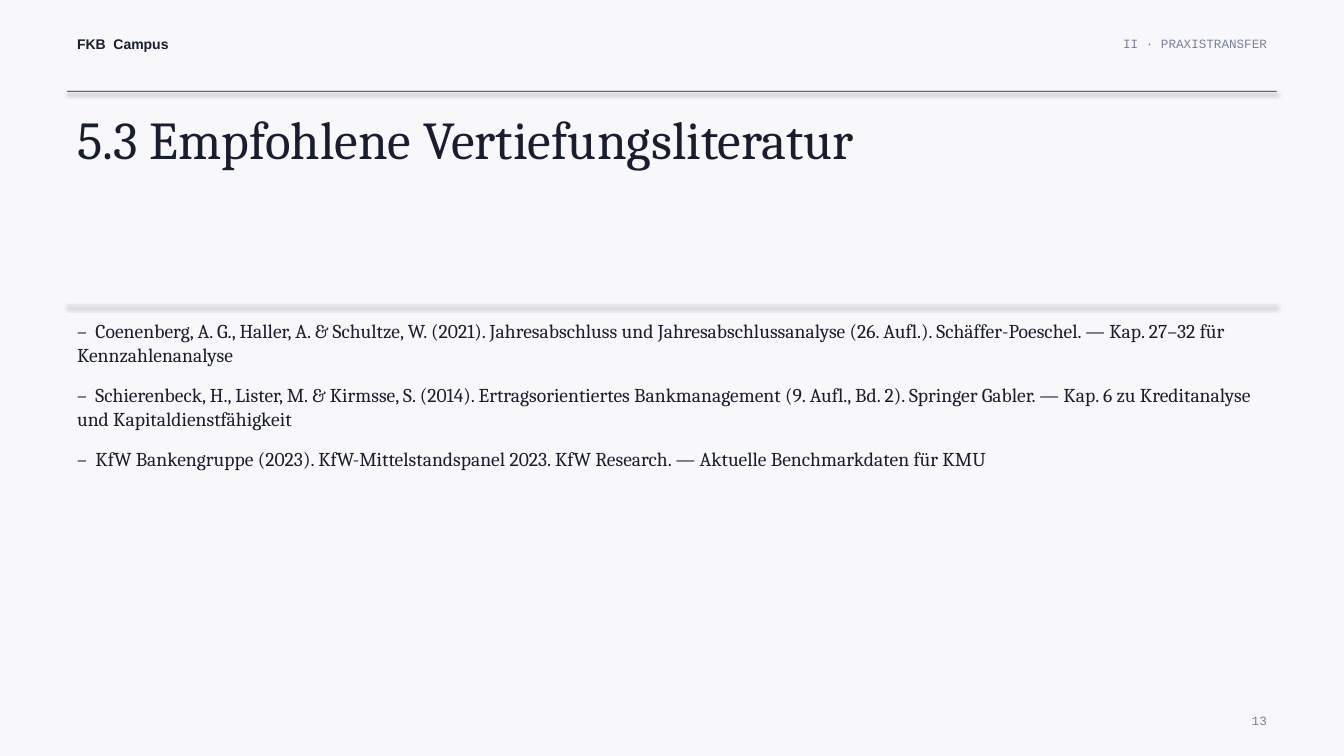
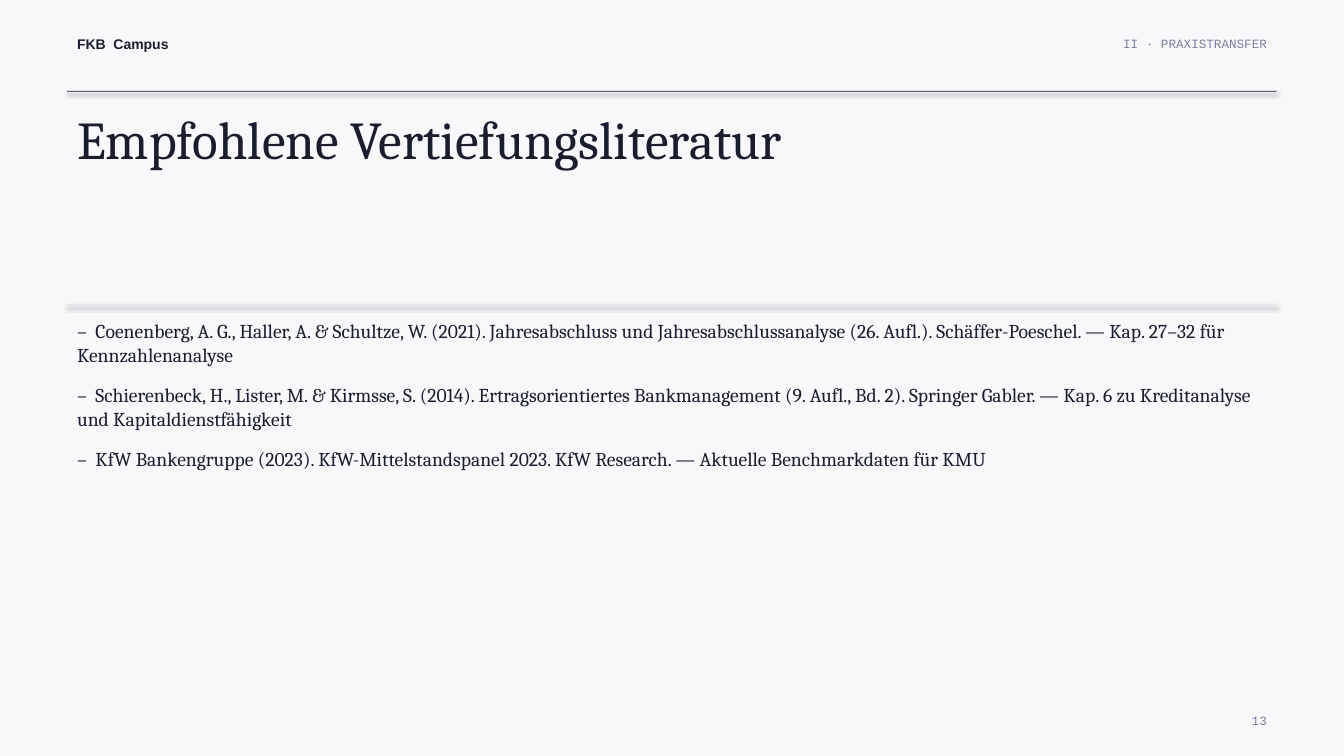
Before and after one commit to ck5rqc47pr-byte/firmenkundenakademie-online, a slide deck: slide 13 of public/downloads/praesentation/M01.pptx. Drawn at 1344x756 pixels with LibreOffice and Linux fonts; fonts in the diff are those of the drawing. Boxes give left, top, right and bottom in pixels: in the first picture for what was removed or moved away, otherwise in the second. Text is boxed around its words. In the diff, an @@ line names an element or a change of style, - is before the commit and + after.

```diff
--- a/public/downloads/praesentation/M01.pptx
+++ b/public/downloads/praesentation/M01.pptx
@@ text at bbox=[77, 121, 782, 171]: text changed @@
-5.3 Empfohlene Vertiefungsliteratur
+Empfohlene Vertiefungsliteratur
```
Also in this commit, not shown: 10 other slides changed, 1 other file.
